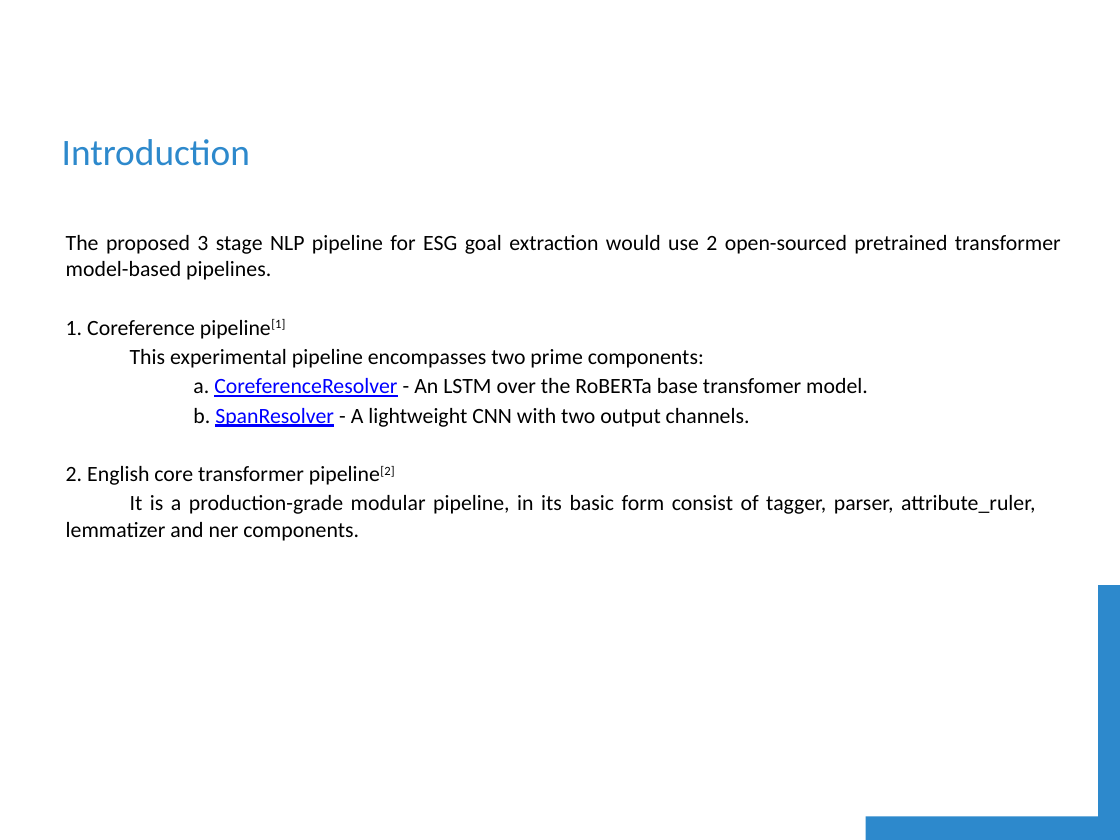
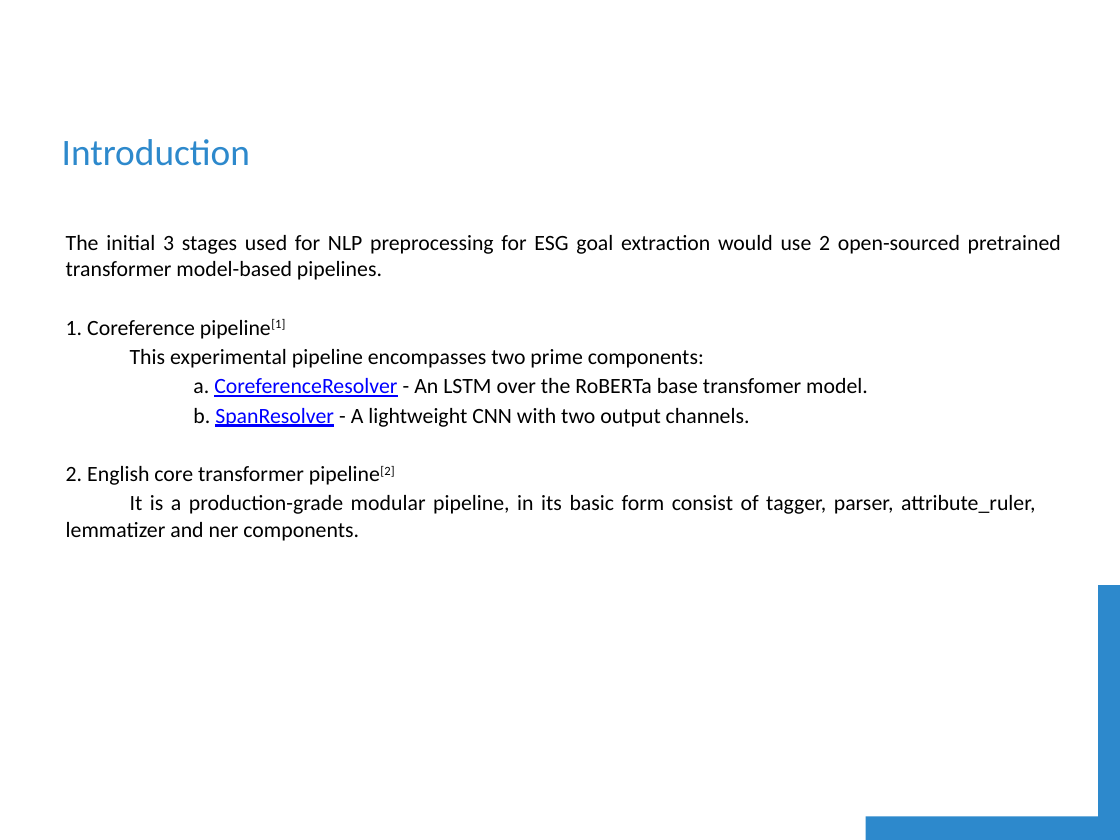
Before and after one commit to shubhamsuryawanshi/goal_extraction, a slide deck: slide 3 of documentation/Presentation.pptx. Drawn at 1120x840 pixels with LibreOffice and Linux fonts; fonts in the diff are those of the drawing; background and template pictures are left out. Boxes give left, top, right and bottom in pixels: in the first picture for what was removed or moved away, otherwise in the second. Text is boxed around its words. In the diff, an @@ line names an element or a change of style, - is before the commit and + after.

```diff
--- a/documentation/Presentation.pptx
+++ b/documentation/Presentation.pptx
@@ text at <box>66,235,1061,280</box>: text changed @@
-The proposed 3 stage NLP pipeline for ESG goal extraction would use 2 open-sourced pretrained transformer model-based pipelines.
+The initial 3 stages used for NLP preprocessing for ESG goal extraction would use 2 open-sourced pretrained transformer model-based pipelines.
```
Also in this commit, not shown: 2 other slides changed, 1 slide added.
